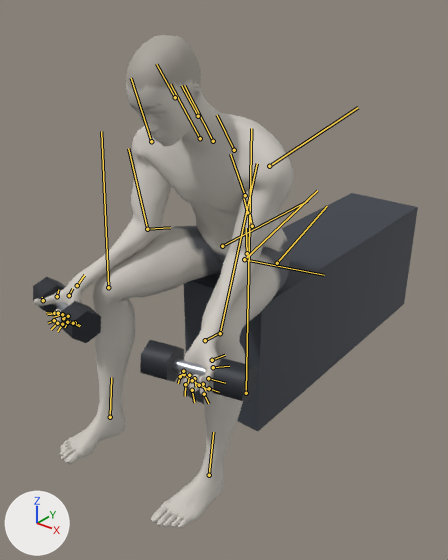
The glTF model exports/dumbbell-wrist-curl.glb, before and after one commit.
One viewpoint serves both versions: a 50 mm lens placed at (1.12, -1.54, 1.39), pointed at (-0.09, -0.02, 0.45). The axes (+X, +Y, +Z) are drawn at lower left. The lights are the same throughout. The first picture is the older version. Both versions are drawn at frame 80 of the action 'dumbbell-wrist-curl'; the numbers are the values there. The bones that change, and the others that lie on the model, are drawn over the model as lines.
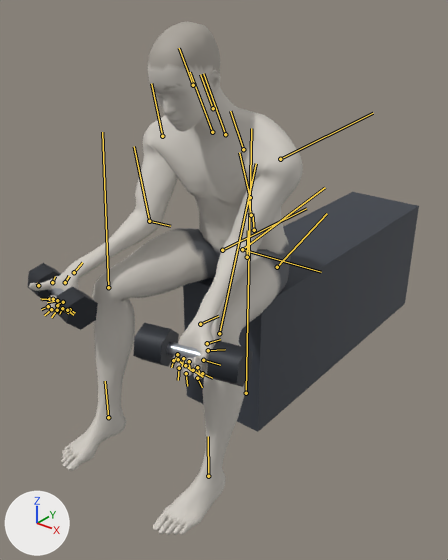
ob_dbl_right is not drawn itself; it is the parent of ob_mesh_1, ob_mesh_2, ob_mesh_3.
ob_dbr_right is not drawn itself; it is the parent of ob_mesh_4, ob_mesh_5, ob_mesh_6.
ob_props is not drawn itself; it is the parent of ob_bench.

Pixel boxes [x1, y1, x2, y2] of what changed, in the pictures (448 x 560 px):
'Mesh_0', posed
    before: [34, 35, 294, 528]
    after: [29, 21, 303, 535]
'bench', posed
    before: [184, 193, 418, 431]
    after: [183, 192, 419, 432]
'Mesh_2', posed (7% taller)
    before: [213, 358, 257, 402]
    after: [207, 340, 253, 387]
'Mesh_3', posed
    before: [140, 340, 184, 382]
    after: [133, 323, 179, 367]
'Mesh_6', posed (7% wider)
    before: [61, 301, 101, 343]
    after: [55, 287, 98, 330]
'Mesh_5', posed
    before: [33, 277, 65, 314]
    after: [28, 263, 61, 301]
'Mesh_1', posed
    before: [173, 358, 214, 381]
    after: [167, 342, 208, 365]
bone 'pelvis', root to tip
    before: (247, 253) to (246, 228)
    after: (247, 257) to (248, 230)
bone 'upperarm_l', root to tip
    before: (269, 166) to (358, 107)
    after: (280, 159) to (373, 113)
bone 'lowerarm_l', root to tip
    before: (244, 259) to (317, 190)
    after: (242, 249) to (325, 187)
bone 'hand_l', root to tip
    before: (205, 340) to (222, 331)
    after: (200, 324) to (218, 316)
bone 'upperarm_r', root to tip
    before: (151, 141) to (131, 78)
    after: (162, 136) to (151, 83)
bone 'lowerarm_r', root to tip
    before: (147, 229) to (128, 148)
    after: (149, 221) to (134, 146)
bone 'hand_r', root to tip
    before: (77, 285) to (84, 275)
    after: (74, 272) to (82, 262)
bone 'thigh_l', root to tip
    before: (277, 263) to (327, 206)
    after: (277, 267) to (327, 213)
bone 'calf_l', root to tip
    before: (220, 333) to (257, 163)
    after: (219, 333) to (256, 163)
bone 'foot_l', root to tip
    before: (209, 475) to (213, 432)
    after: (208, 476) to (208, 436)
bone 'thigh_r', root to tip
    before: (222, 246) to (307, 201)
    after: (222, 250) to (306, 208)
bone 'calf_r', root to tip
    before: (108, 287) to (101, 131)
    after: (108, 287) to (102, 132)
bone 'foot_r', root to tip
    before: (110, 417) to (111, 377)
    after: (108, 417) to (105, 381)

The edits, one by one:
Bone 'pelvis' (bone_pelvis) moves from (0.008, -0.409, 0.0) to (0.007, -0.422, 0.0).
Bone 'pelvis' (bone_pelvis) turns from (0, 0, -5) to (0, 0, 2) degrees about its own x, y and z.
Bone 'upperarm_l' (bone_upperarm_l) turns from (-42, 27, 50) to (-44, 31, 53) degrees about its own x, y and z.
Bone 'lowerarm_l' (bone_lowerarm_l) turns from (12, -14, -6) to (11, -10, -10) degrees about its own x, y and z.
Bone 'hand_l' (bone_hand_l) turns from (26, 101, 72) to (43, 95, 86) degrees about its own x, y and z.
Bone 'upperarm_r' (bone_upperarm_r) turns from (42, -27, 50) to (44, -31, 53) degrees about its own x, y and z.
Bone 'lowerarm_r' (bone_lowerarm_r) turns from (-12, 14, -6) to (-11, 10, -10) degrees about its own x, y and z.
Bone 'hand_r' (bone_hand_r) turns from (-26, -101, 72) to (-43, -95, 86) degrees about its own x, y and z.
Bone 'thigh_l' (bone_thigh_l) turns from (9, 1, 87) to (9, 3, 82) degrees about its own x, y and z.
Bone 'calf_l' (bone_calf_l) turns from (-8, 5, -75) to (-6, 5, -76) degrees about its own x, y and z.
Bone 'foot_l' (bone_foot_l) turns from (7, -16, 0) to (9, -15, -10) degrees about its own x, y and z.
Bone 'thigh_r' (bone_thigh_r) turns from (-9, -1, 87) to (-9, -3, 82) degrees about its own x, y and z.
Bone 'calf_r' (bone_calf_r) turns from (8, -5, -75) to (6, -5, -76) degrees about its own x, y and z.
Bone 'foot_r' (bone_foot_r) turns from (-7, 16, 0) to (-9, 15, -10) degrees about its own x, y and z.
